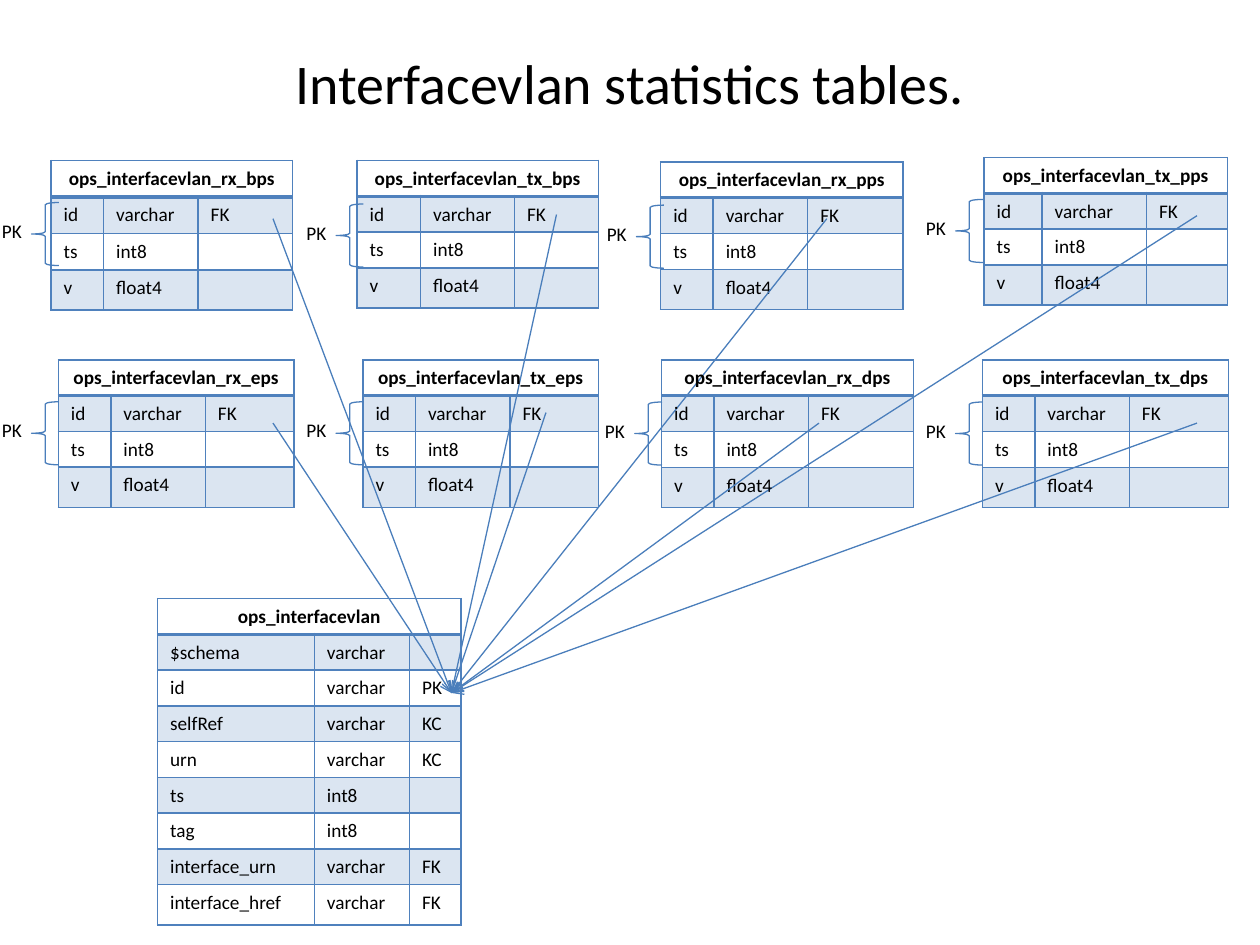
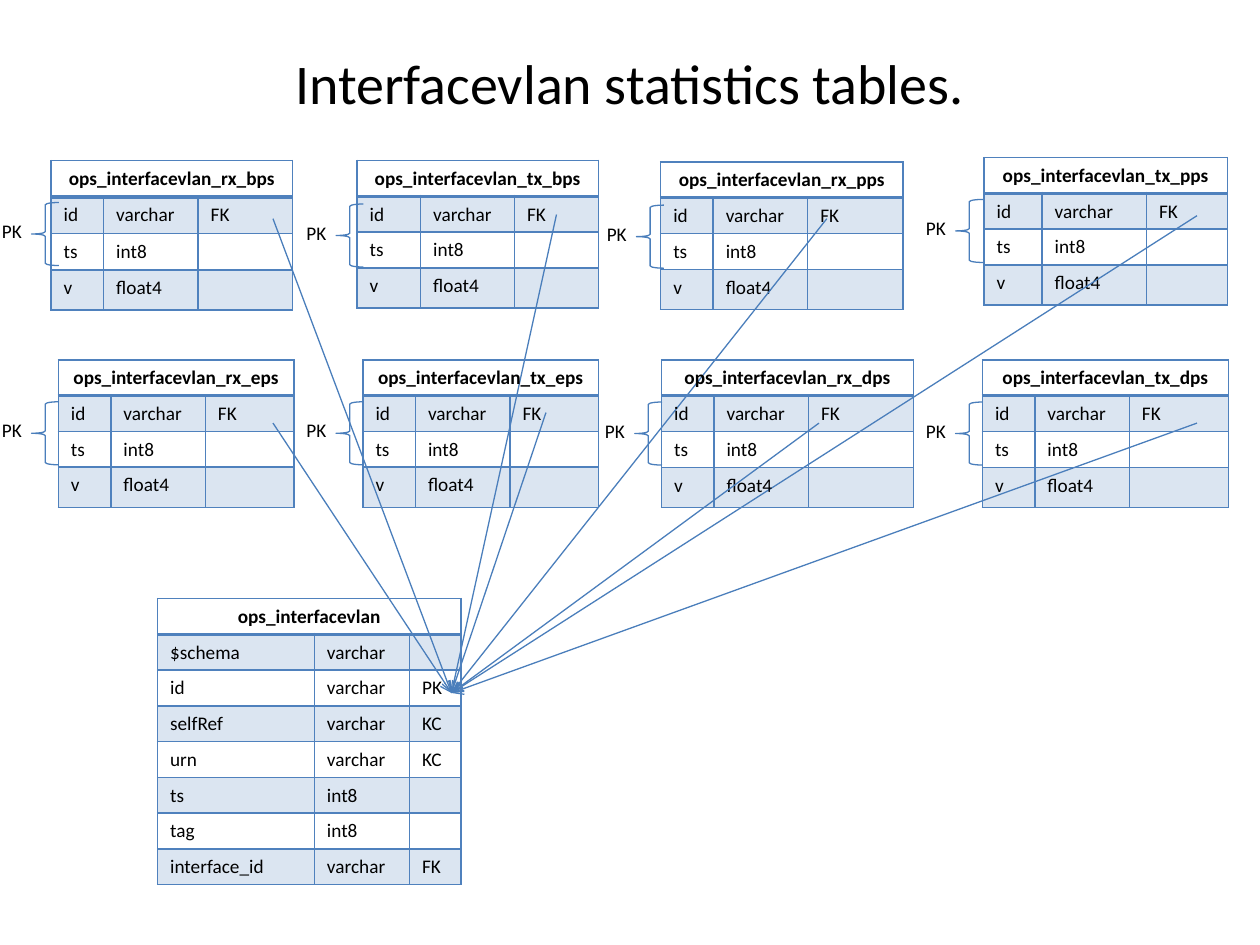
Before and after one commit to tcmitchell/geni-ops-monitoring, a slide deck: slide 11 of doc/slides/Ops Monitoring Tables relations.pptm. Drawn at 1260x945 pixels with LibreOffice and Linux fonts; fonts in the diff are those of the drawing. Boxes give left, top, right and bottom in pixels: in the first picture for what was removed or moved away, otherwise in the second. Text is boxed around its words. In the diff, an @@ line names an element or a change of style, - is before the commit and + after.

```diff
--- a/doc/slides/Ops Monitoring Tables relations.pptm
+++ b/doc/slides/Ops Monitoring Tables relations.pptm
@@ table at <box>158,598,461,885</box> @@
-row 8: interface_urn | varchar | FK
-row 9: interface_href | varchar | FK
+row 8: interface_id | varchar | FK
```
Also in this commit, not shown: 9 other slides changed.
